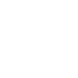
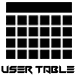
Layers edited between the first and the second (78, 78) image:
added layer "USER TABLE" above "Layer 1" over left=1, top=65, right=75, bottom=75
added layer "Layer 1" above "studentbuttons" over left=6, top=2, right=72, bottom=59
hid group "Interactions" (2 layers) over left=20, top=17, right=57, bottom=59
hid group "AdminButtons" (5 layers) over left=12, top=2, right=66, bottom=75
